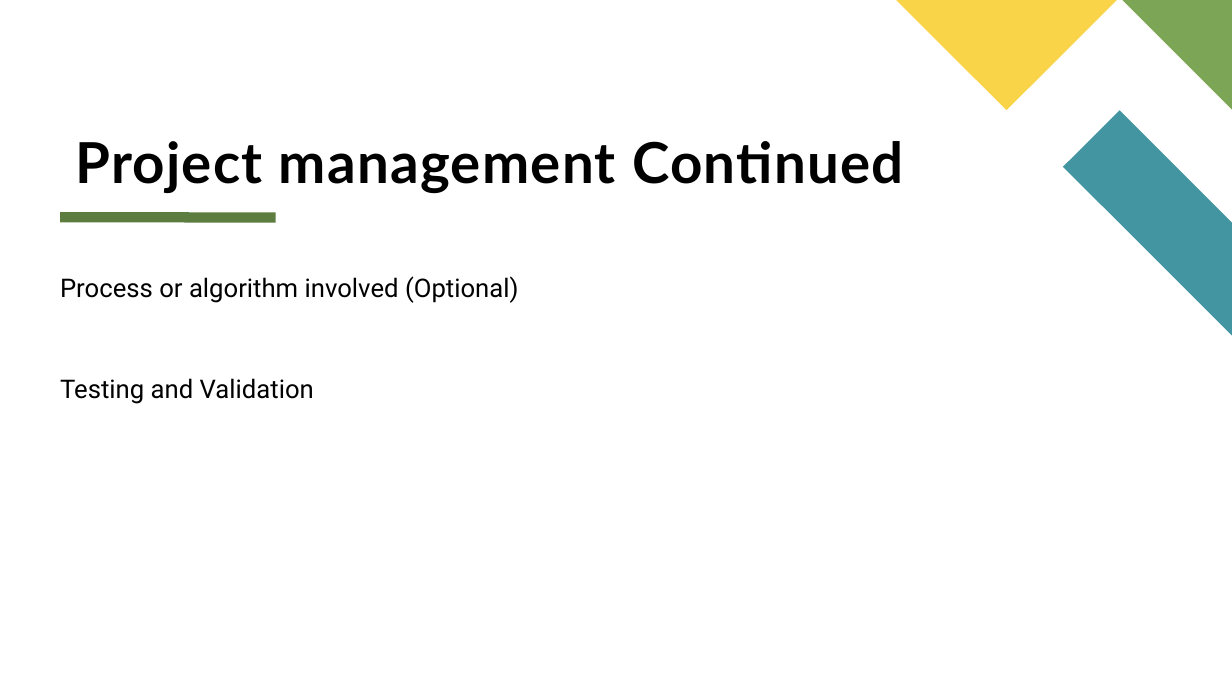
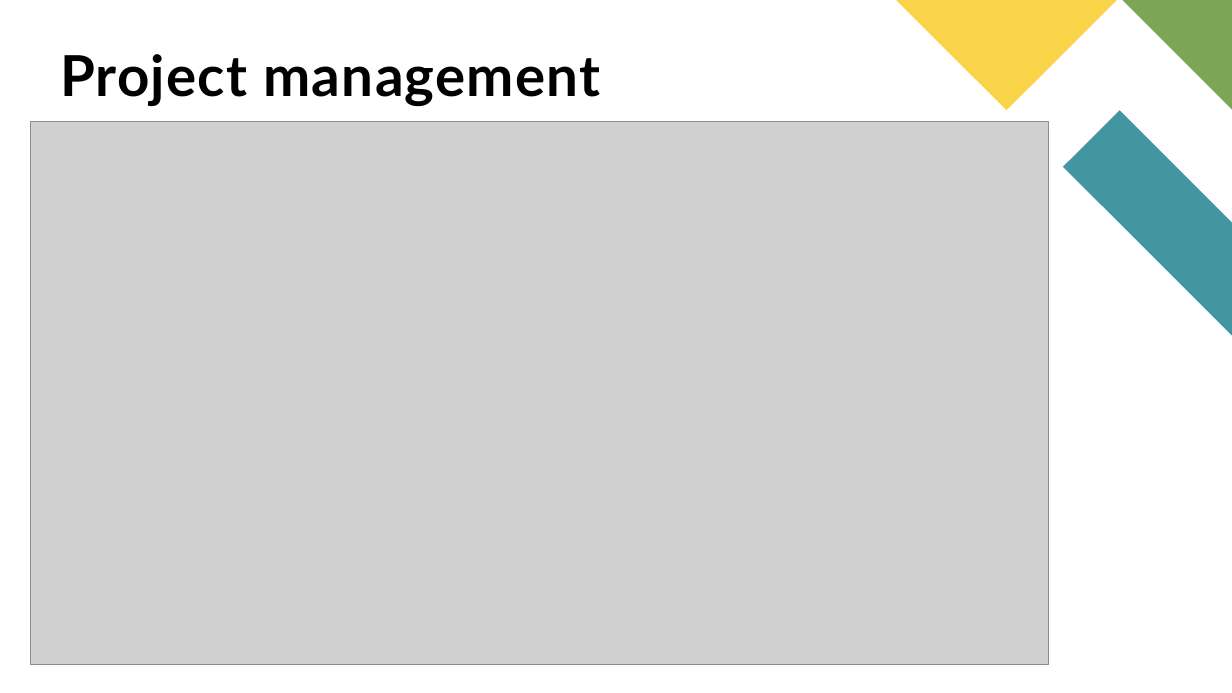
Before and after one commit to Jeevan-018/code-a-thon, a slide deck: slide 12 of Main Project Final Report/Presentation/Seminar PPT Template B24.pptx. Drawn at 1232x693 pixels with LibreOffice and Linux fonts; fonts in the diff are those of the drawing; grey boxes stand for pictures; background and template pictures are left out. Boxes give left, top, right and bottom in pixels: in the first picture for what was removed or moved away, otherwise in the second. Text is boxed around its words. In the diff, an @@ line names an element or a change of style, - is before the commit and + after.

Commit message:
Update exam management, styles, and dashboard features

```diff
--- a/Main Project Final Report/Presentation/Seminar PPT Template B24.pptx
+++ b/Main Project Final Report/Presentation/Seminar PPT Template B24.pptx
@@ text at (x1=60, y1=54, x2=600, y2=107): text changed @@
-Project management Continued
+Project management
@@ picture added at (x1=30, y1=121, x2=1048, y2=665) @@
@@ line removed from (60, 217) to (275, 217) @@
@@ text removed at (x1=60, y1=276, x2=519, y2=404) @@
-Process or algorithm involved (Optional)
-Testing and Validation
```
Also in this commit, not shown: 5 other slides changed, 2 slides added, 2 slides removed, 9 other files.
